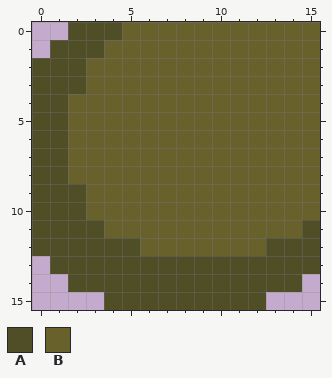
A pixel-art sprite gets an edit: images/tiles/swamp/bottomleft.png. That is the earlier state.
The file is 16x16 pixels.
Palette (. is transparent): A #504e26  B #68612c
Pixels before, first column x 0:
 0 ..AAABBBBBBBBBBB
 1 .AAABBBBBBBBBBBB
 2 AAABBBBBBBBBBBBB
 3 AAABBBBBBBBBBBBB
 4 AABBBBBBBBBBBBBB
 5 AABBBBBBBBBBBBBB
 6 AABBBBBBBBBBBBBB
 7 AABBBBBBBBBBBBBB
 8 AABBBBBBBBBBBBBB
 9 AAABBBBBBBBBBBBB
10 AAABBBBBBBBBBBBB
11 AAAABBBBBBBBBBBA
12 AAAAAABBBBBBBAAA
13 .AAAAAAAAAAAAAAA
14 ..AAAAAAAAAAAAA.
15 ....AAAAAAAAA...
After the commit:
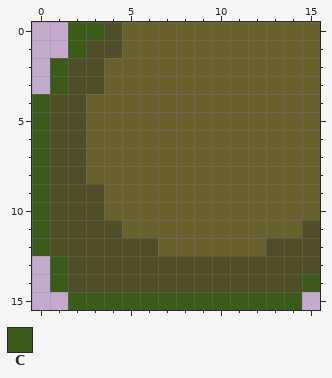
Colours new in this view: C #3b5c19
Change:
Colour B becomes colour A in row 1 at x 4; in rows 2 to 3 at x 3; in rows 4 to 8 at x 2; in rows 9 to 10 at x 3; in row 11 at x 4; in row 12 at x 6.
The author put colour C in row 14 at x 1 and 15; in row 15 at x 2 to 3 and 13 to 14.
Colour A becomes colour C in row 0 at x 2 to 3; in row 1 at x 2; in rows 2 to 3 at x 1; in rows 4 to 12 at x 0; in row 13 at x 1; in row 15 at x 4 to 12.
The edit erases colour A in row 1 at x 1; in rows 2 to 3 at x 0.
Where, in picture pixels (left, top, right, bottom), the same in both pictures:
changed: (32, 22, 320, 310)
